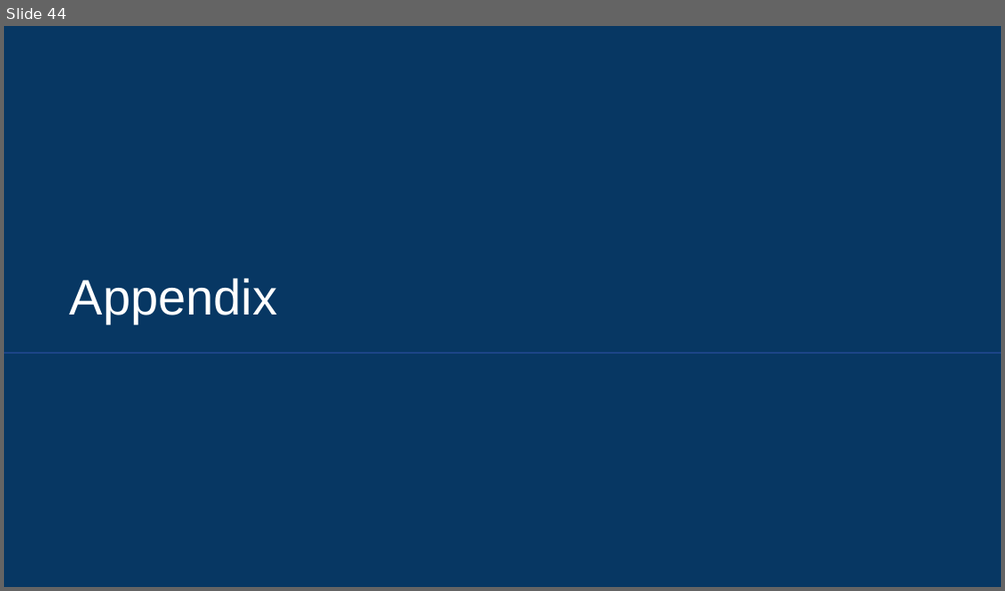
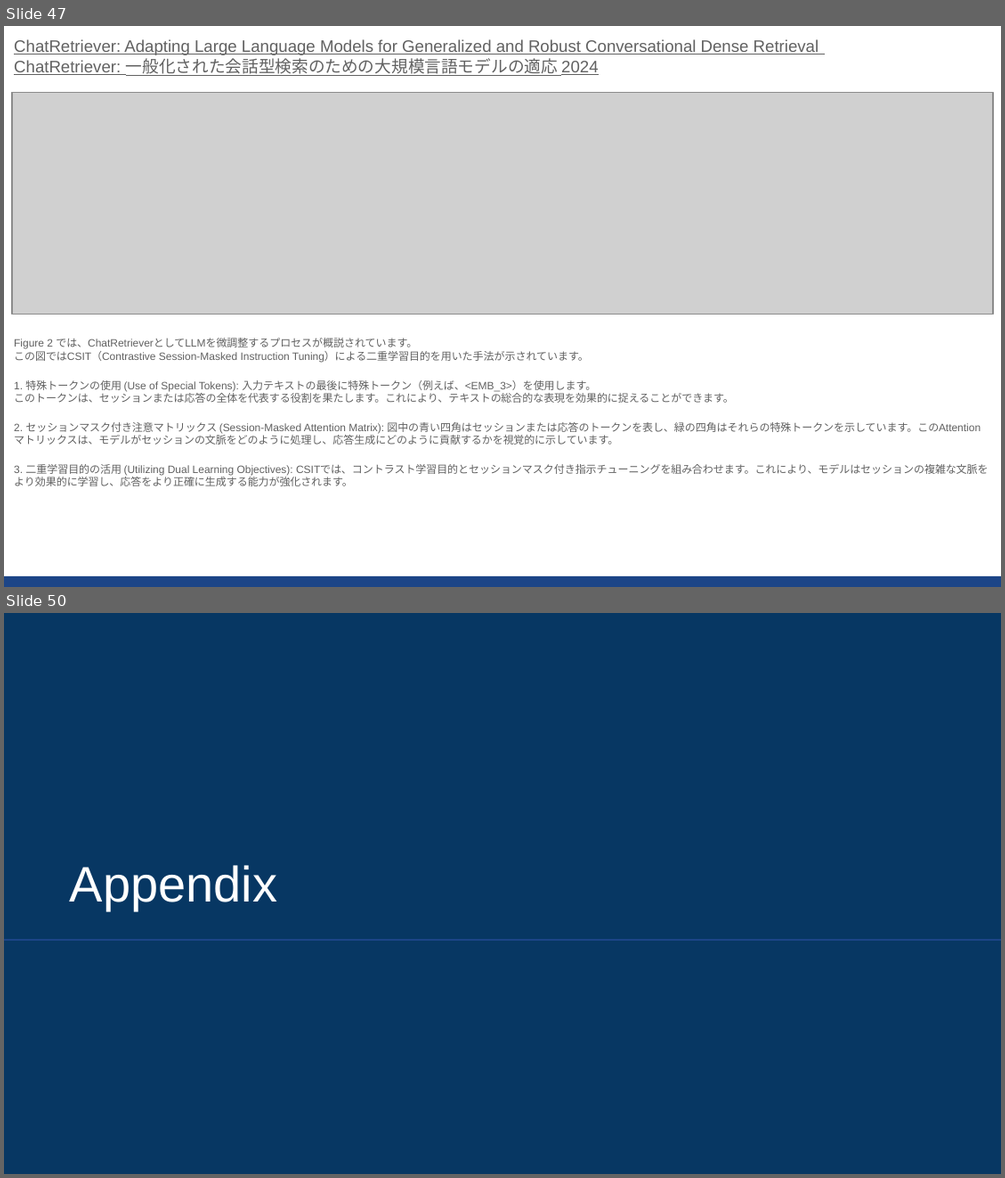
Before and after one commit to sekihan02/code_sundbox, a slide deck: 2024_LLM論文要約_4.pptx. Shown one above the other, each under a label of ours: slide 44 before the commit, slides 47 and 50 after it; the slides between them are not shown. The pictures are 1005x591 and 1005x1178 pixels, drawn with LibreOffice and Linux fonts; fonts in the diff are those of the drawing; grey boxes stand for pictures. Boxes give left, top, right and bottom in pixels: in the first picture for what was removed or moved away, otherwise in the second. Text is boxed around its words. In the diff, an @@ line names an element or a change of style, - is before the commit and + after.

```diff
--- a/2024_LLM論文要約_4.pptx
+++ b/2024_LLM論文要約_4.pptx
@@ slide 47 added at (4,26,1001,587), background #FFFFFF @@
@@ text added at (14,39,988,486), 7.6 pt, text #616161 @@
+ChatRetriever: Adapting Large Language Models for Generalized and Robust Conversational Dense Retrieval
+ChatRetriever: 一般化された会話型検索のための大規模言語モデルの適応 2024
+Figure 2 では、ChatRetrieverとしてLLMを微調整するプロセスが概説されています。
+この図ではCSIT（Contrastive Session-Masked Instruction Tuning）による二重学習目的を用いた手法が示されています。
+1. 特殊トークンの使用 (Use of Special Tokens): 入力テキストの最後に特殊トークン（例えば、<EMB_3>）を使用します。
+このトークンは、セッションまたは応答の全体を代表する役割を果たします。これにより、テキストの総合的な表現を効果的に捉えることができます。
+2. セッションマスク付き注意マトリックス (Session-Masked Attention Matrix): 図中の青い四角はセッションまたは応答のトークンを表し、緑の四角はそれらの特殊トークンを示しています。このAttentionマトリックスは、モデルがセッションの文脈をどのように処理し、応答生成にどのように貢献するかを視覚的に示しています。
+3. 二重学習目的の活用 (Utilizing Dual Learning Objectives): CSITでは、コントラスト学習目的とセッションマスク付き指示チューニングを組み合わせます。これにより、モデルはセッションの複雑な文脈をより効果的に学習し、応答をより正確に生成する能力が強化されます。
@@ picture added at (12,93,993,314) @@
@@ rectangle added at (4,576,1001,587), fill #1C4587 @@
@@ what was slide 44 is now slide 50 @@
```
Also in this commit, not shown: 5 other slides added, 1 other file.
